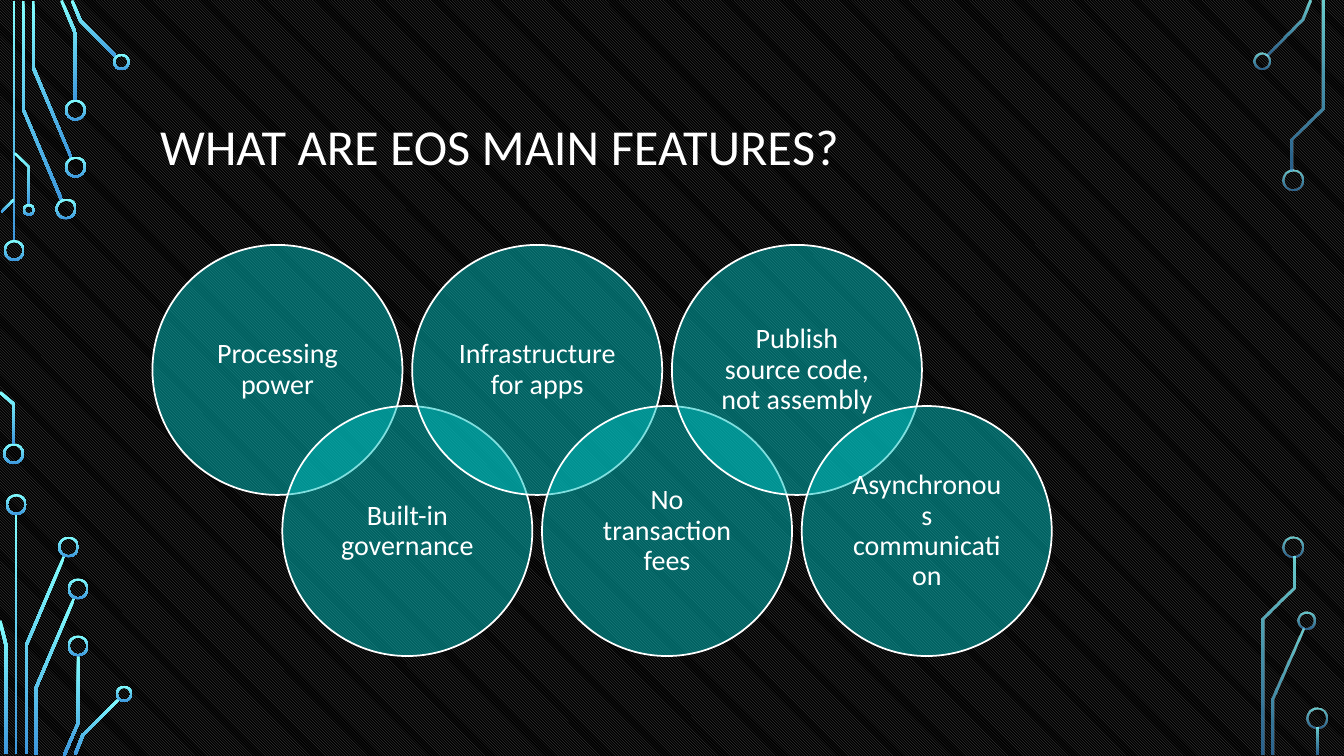
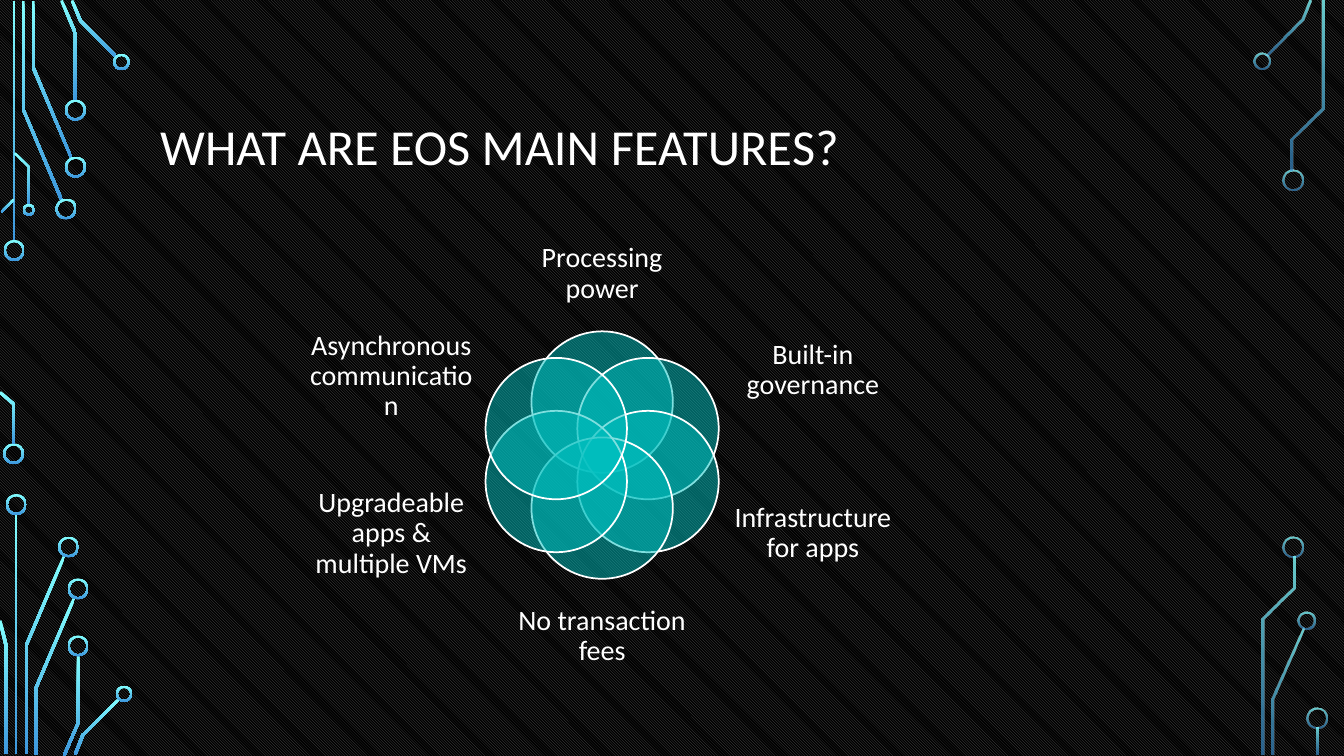
Before and after one commit to tokenika/tokenika.github.io, a slide deck: slide 20 of WarsawBlock(3).pptx. Drawn at 1344x756 pixels with LibreOffice and Linux fonts; fonts in the diff are those of the drawing; background and template pictures are left out. Boxes give left, top, right and bottom in pixels: in the first picture for what was removed or moved away, otherwise in the second. Text is boxed around its words. In the diff, an @@ line names an element or a change of style, - is before the commit and + after.

```diff
--- a/WarsawBlock(3).pptx
+++ b/WarsawBlock(3).pptx
@@ text "Processing power": place and size @@
-text "Processing power" at [217,343,338,399]
+text "Processing power" at [542,248,663,303]
@@ ellipse removed at [152,245,402,495] @@
@@ text "Asynchronous communication" rewrapped from [839,443,1015,619] to [311,335,471,360] @@
@@ text removed at [721,328,873,414] @@
-Publish source code, not assembly
@@ text "Built-in governance": place and size @@
-text "Built-in governance" at [341,505,473,560]
+text "Built-in governance" at [747,344,879,399]
@@ ellipse added at [486,358,627,499], fill #00C0C0 at 50% opacity, outline #FFFFFF 1.25 pt @@
@@ ellipse: place and size @@
-ellipse at [412,245,662,495]
+ellipse at [531,332,673,473]
@@ ellipse: place and size @@
-ellipse at [673,245,923,495]
+ellipse at [578,358,719,499]
@@ ellipse: place and size @@
-ellipse at [282,406,532,656]
+ellipse at [486,411,627,553]
@@ ellipse added at [578,411,719,553], fill #00C0C0 at 50% opacity, outline #FFFFFF 1.25 pt @@
@@ ellipse removed at [802,406,1052,656] @@
@@ ellipse: place and size @@
-ellipse at [542,406,792,656]
+ellipse at [531,438,673,579]
@@ text "Infrastructure for apps": place and size @@
-text "Infrastructure for apps" at [459,344,616,399]
+text "Infrastructure for apps" at [735,507,892,562]
@@ text added at [315,492,467,578], 20 pt, text #FFFFFF @@
+Upgradeable apps & multiple VMs
@@ text "No transaction fees" rewrapped from [603,491,731,570] to [518,610,686,661] @@
```
Also in this commit, not shown: 3 other slides changed, 1 other file.
